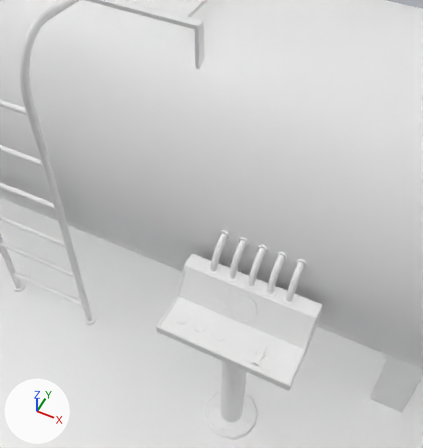
The FBX model HoodwinkProject/Assets/_Hoodwink/Models/Blockout/mdl_machine.fbx: old version first, new version second.
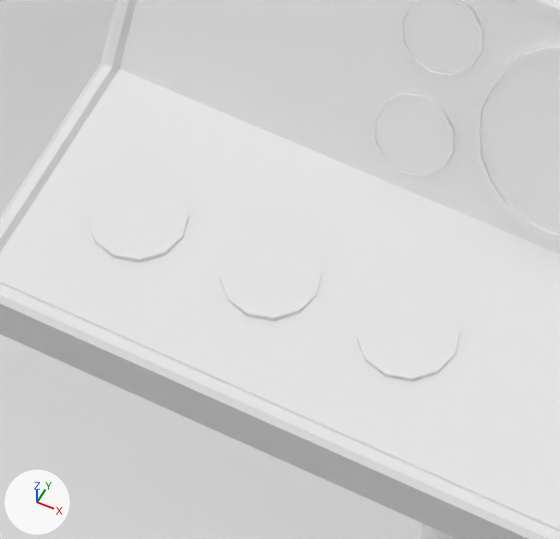
The first picture shows the older version from a camera (50 mm lens) standing at (2.228, -2.834, 3.884) and looking at (1.303, -0.982, 1.57). The close-ups show both versions on the part from 38% to 57% of the width and 64% to 81% of the height of that picture. The axes (+X, +Y, +Z) are drawn at lower left. The lights are the same throughout. The close-ups show mesh edges as thin lines. Where no turn or scale is listed for an object, it has been applied to the vertices.

Before the edit, the objects in view are built like this:
```python
me_cylinder_016 = bpy.data.meshes.new('Cylinder.016')
me_cylinder_016.from_pydata(...)  # 5973 vertices, 4164 faces; spans x -4.58..4.87, y -2.18..2.18, z 0.0..4.45
me_cylinder_016.materials.append(mat_material_001)  # white #e7e7e7
ob_mdl_machine = bpy.data.objects.new('mdl_machine', me_cylinder_016)
ob_mdl_machine.location = (0.0, 0.0, 0.0)
```
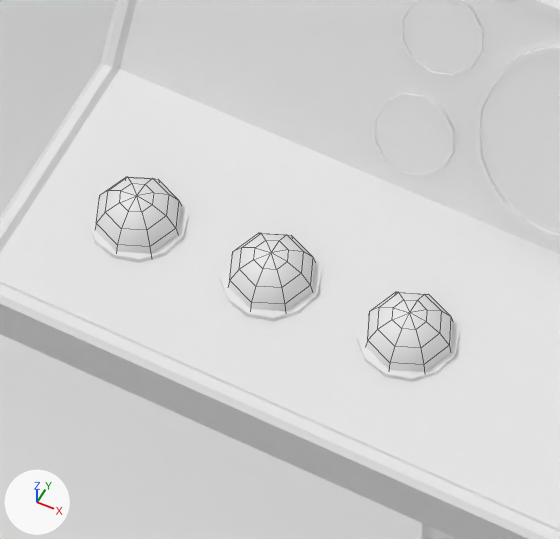
The change in detail:
Mesh me_sphere_006 is new.
It has 33 vertices, 32 faces and spans x 1.3927..1.4631, y -1.3967..-1.3263, z 1.1982..1.2334.
Mesh me_sphere is new.
It has 33 vertices, 32 faces and spans x 1.2794..1.3498, y -1.3974..-1.3271, z 1.1982..1.2334.
Mesh me_sphere_008 is new.
It has 33 vertices, 32 faces and spans x 1.5073..1.5776, y -1.3967..-1.3264, z 1.1982..1.2334.
Object 'Light_2' (ob_light_2) is new; it shows me_sphere_006.
Its location is (0.0, 0.0, 0.0).
Object 'Light_1' (ob_light_1) is new; it shows me_sphere.
Its location is (0.0, 0.0, 0.0).
Object 'Light_3' (ob_light_3) is new; it shows me_sphere_008.
Its location is (0.0, 0.0, 0.0).

Where the change shows, as pixel boxes [x1, y1, x2, y2] in the close-ups (560 x 539 px):
'Light_3', added: after [366, 292, 453, 372]
'Light_2', added: after [228, 233, 315, 311]
'Light_1', added: after [95, 177, 181, 254]
